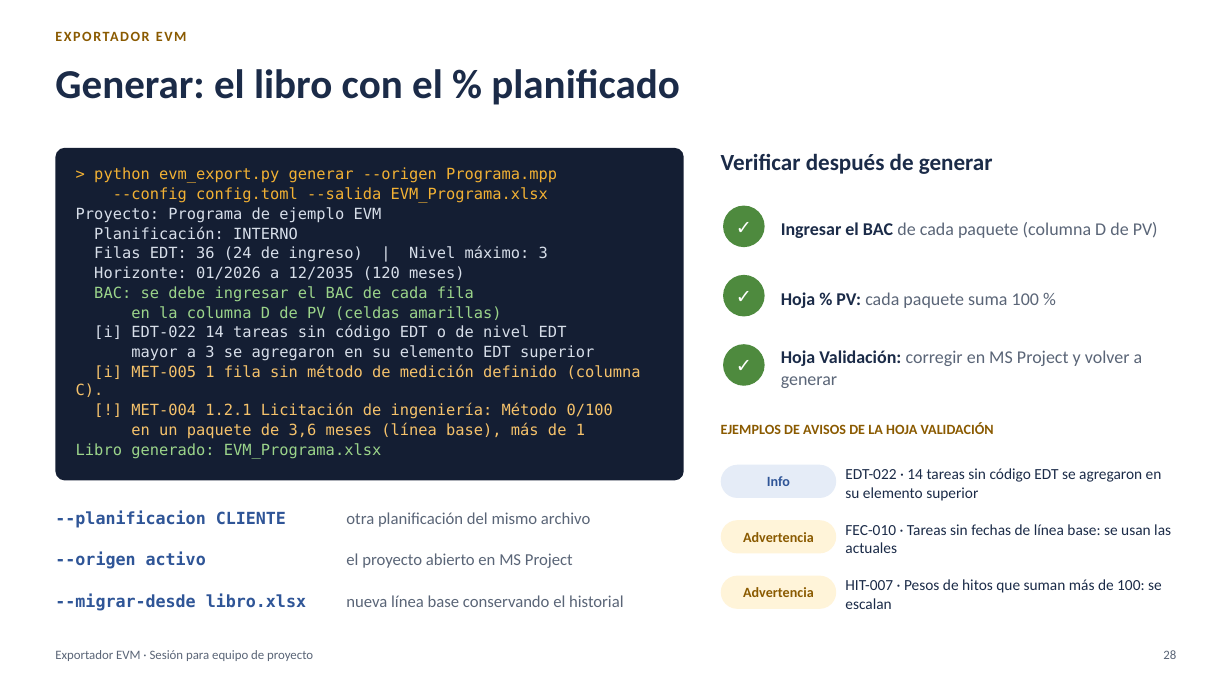
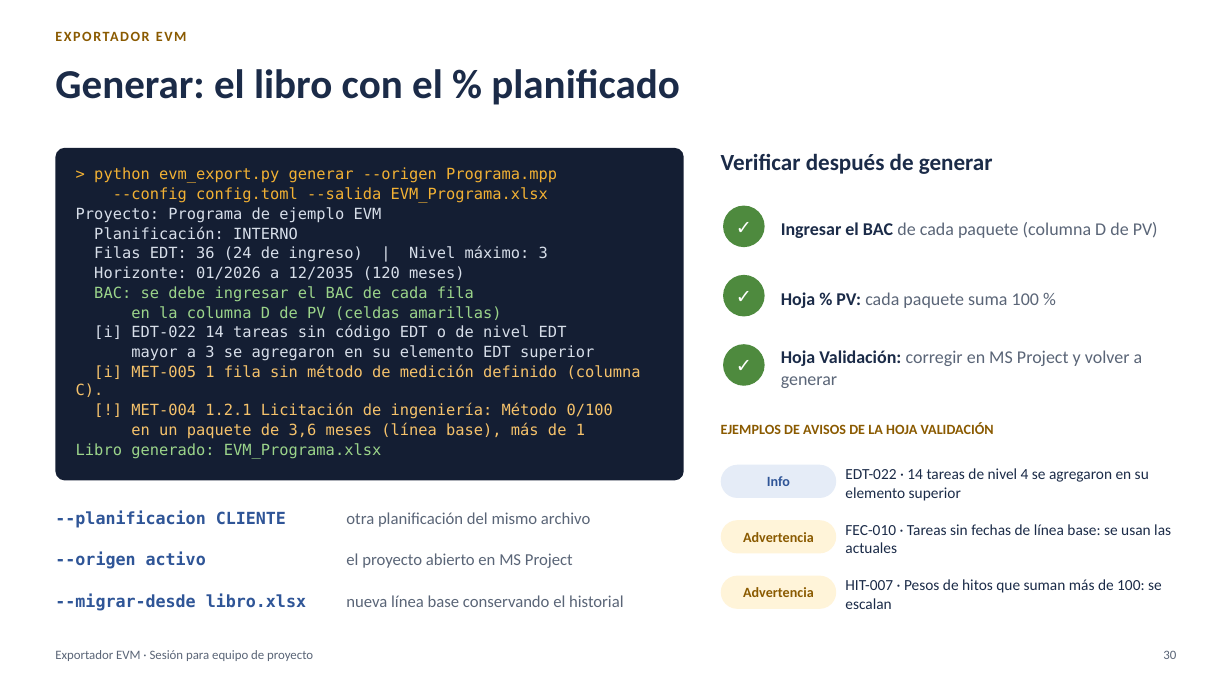
Before and after one commit to MarceloSalazar/evm-automation, a slide deck: slide 30 of docs/presentacion-jefes-de-proyecto.pptx (slide 28 before the commit). Drawn at 1232x693 pixels with LibreOffice and Linux fonts; fonts in the diff are those of the drawing. Boxes give left, top, right and bottom in pixels: in the first picture for what was removed or moved away, otherwise in the second. Text is boxed around its words. In the diff, an @@ line names an element or a change of style, - is before the commit and + after.

Commit message:
Presentación: errata en la línea base, subtarea nueva y estado de la rama
- Diapositivas nuevas 20 y 21: corregir una errata en la línea base y añadir
  una subtarea sin cambiar el PV (el EV y su fecha de fin sí cambian).
- Diapositiva 12: actividades e hitos con código de nivel 4 (EDT-023) y nivel
  de los ceros intermedios.
- Diapositiva 30: aviso EDT-022 del ejemplo; notas de generar con el % ganado
  hasta la fecha de estado y de las fechas de las hojas EV, % EV y AC.
- 41 diapositivas; los tiempos se mantienen en 26:00. PDF exportado de nuevo.

```diff
--- a/docs/presentacion-jefes-de-proyecto.pptx
+++ b/docs/presentacion-jefes-de-proyecto.pptx
@@ text at [845,468,1149,501]: text changed @@
-EDT-022 · 14 tareas sin código EDT se agregaron en su elemento superior
+EDT-022 · 14 tareas de nivel 4 se agregaron en su elemento superior
@@ page number at [1163,650,1176,659]: text changed @@
-28
+30
```
Also in this commit, not shown: 1 other slide changed, 2 slides added, 1 other file.
